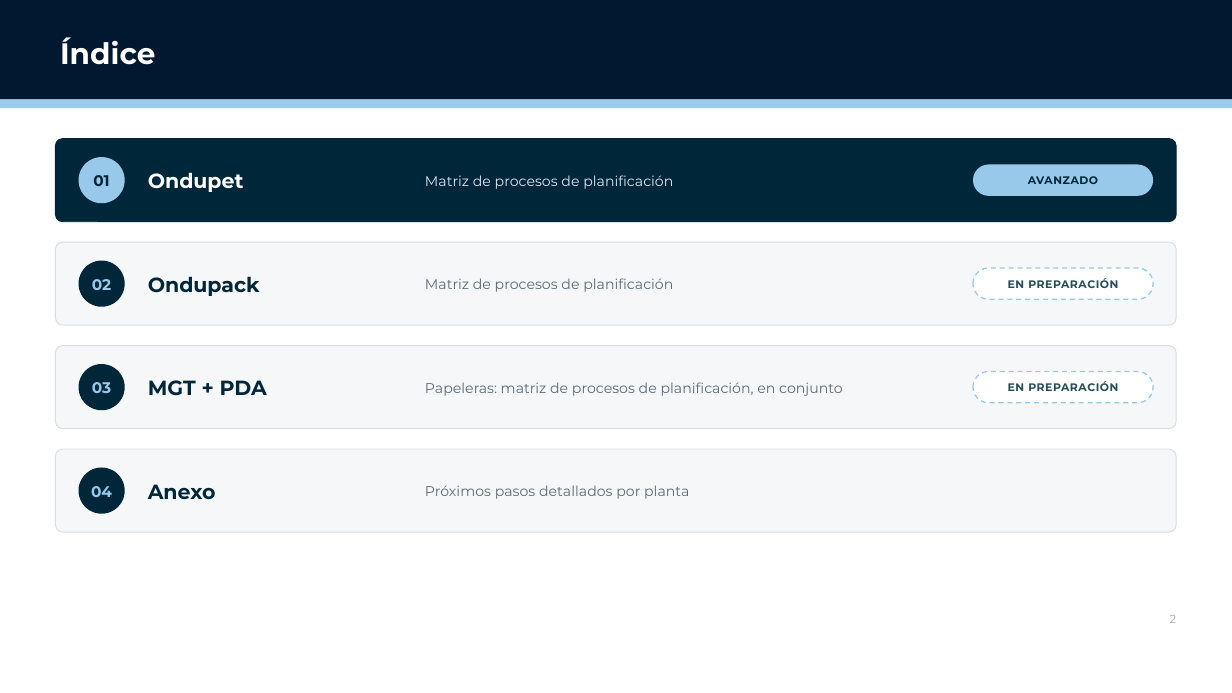
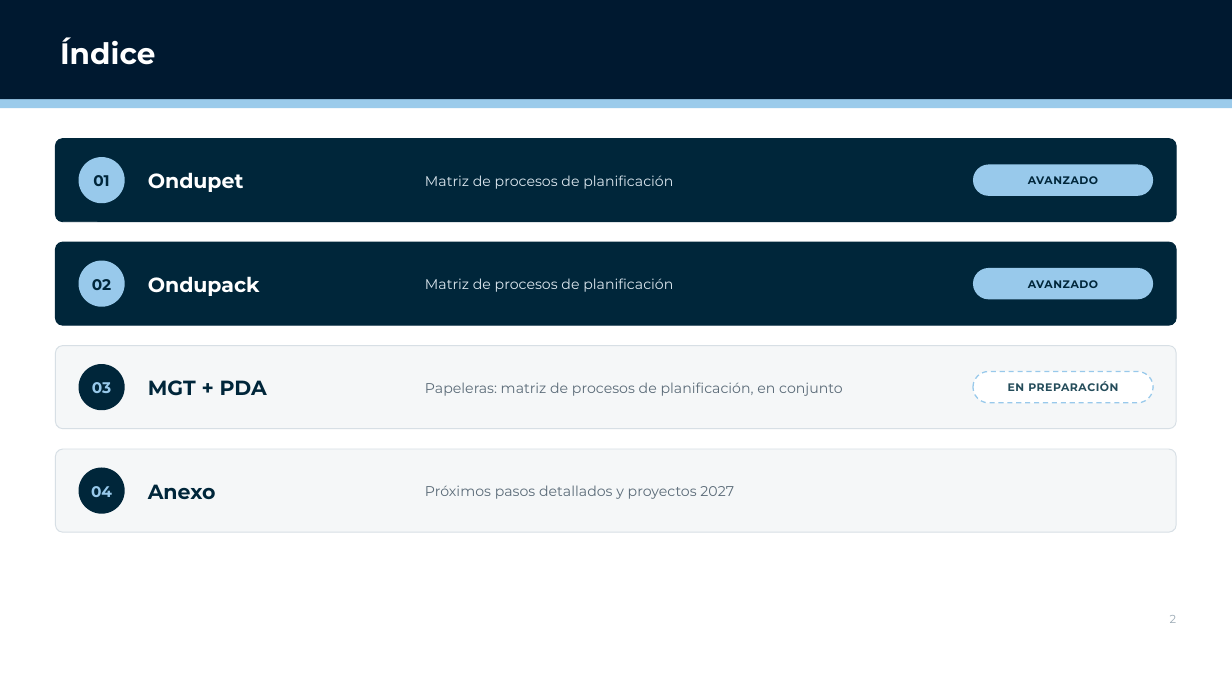
Before and after one commit to Enrique24799/AGSA, a slide deck: slide 2 of presentaciones/Planificacion_Packaging_CL.pptx. Drawn at 1232x693 pixels with LibreOffice and Linux fonts; fonts in the diff are those of the drawing; background and template pictures are left out. Boxes give left, top, right and bottom in pixels: in the first picture for what was removed or moved away, otherwise in the second. Text is boxed around its words. In the diff, an @@ line names an element or a change of style, - is before the commit and + after.

```diff
--- a/presentaciones/Planificacion_Packaging_CL.pptx
+++ b/presentaciones/Planificacion_Packaging_CL.pptx
@@ rounded rectangle at <box>55,242,1177,325</box>: fill #F5F7F8 to #00263A; outline #D7DFE5 0.75 pt to #00263A 0.75 pt @@
@@ ellipse "02" at <box>79,261,125,307</box>: text colour #98C9EB to #00263A; fill #00263A to #98C9EB @@
@@ text "Ondupack" at <box>148,276,260,296</box>: text colour #00263A to #FFFFFF @@
@@ text "Matriz de procesos de planificación" at <box>425,278,673,292</box>: text colour #5B6B78 to #DCE7EF @@
@@ rounded rectangle "AVANZADO" at <box>973,268,1153,299</box>: fill #FFFFFF to #98C9EB; outline #98C9EB 1 pt dashed to none @@
@@ text in rounded rectangle at <box>1028,280,1098,288</box>: text changed; text colour #244C5A to #00263A @@
-EN PREPARACIÓN
+AVANZADO
@@ text at <box>425,485,734,499</box>: text changed @@
-Próximos pasos detallados por planta
+Próximos pasos detallados y proyectos 2027
```
Also in this commit, not shown: 2 other slides changed, 2 slides added.
